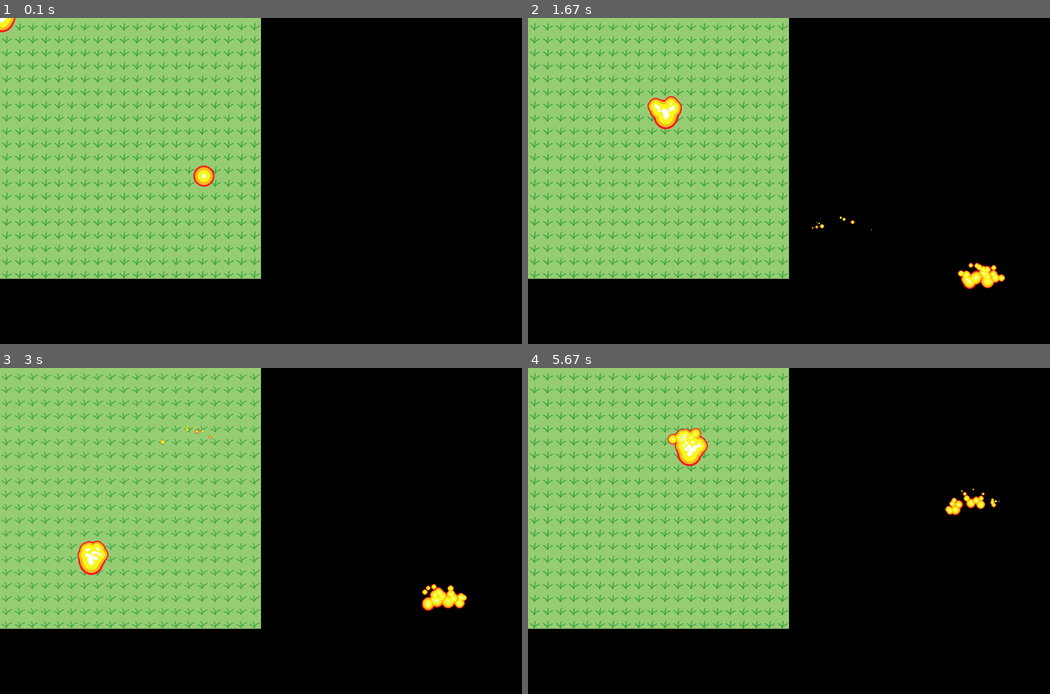
Above: before the commit, frames 1-4 (two rows, left to right).
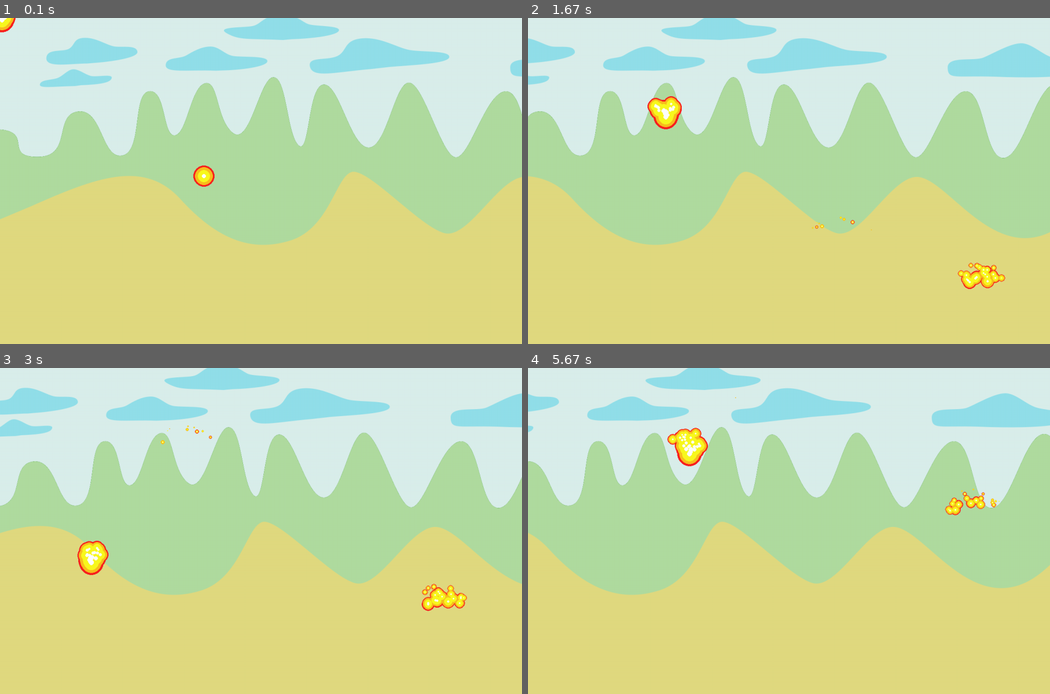
Above: after the commit, the same moments.

Repository: h4sski-programming/pygame_playground
Game: pygame game, started from main.py
The game is run twice, just before and just after one commit, with the same random seed, the same clock (stepped at 60 frames per second) and the same inputs.
Inputs (mouse positions are in pixels of both pictures, inside the frame that each line leads up to):
- Up to frame 1 (0.1 s): no input
- Up to frame 2 (1.67 s): click (789, 181) at 0.38 s; click (841, 252) at 0.72 s; click (982, 295) at 1.05 s; click (663, 115) at 1.38 s
- Up to frame 3 (3 s): click (261, 570) at 1.72 s; click (187, 462) at 2.05 s; click (443, 615) at 2.38 s; click (88, 563) at 2.72 s
- Up to frame 4 (5.67 s): click (637, 469) at 3.05 s; click (663, 586) at 3.38 s; click (976, 605) at 3.72 s; click (632, 651) at 4.05 s; click (705, 423) at 4.42 s; click (971, 527) at 4.92 s; click (689, 452) at 5.25 s

The runs differ from the first frame. In frame 1, 100% of the frame differs, in the area x 0-100%, y 0-100%; in frame 2, 99%; in frame 3, 99%; in frame 4, 99%.

Commit message:
add background which is moving on 3 different paces

Diff:
--- /dev/null
+++ b/background.py
@@ -0,0 +1,32 @@
+import pygame
+import os
+
+from settings import *
+
+
+class BackgroundLayer():
+    def __init__(self) -> None:
+        super().__init__()
+        self.layers = [
+            'backgroung_a_01_01.png',
+            'backgroung_a_01_02.png',
+            'backgroung_a_01_03.png',
+        ]
+
+        self.layers_img = []
+        self.masks = []
+        for layer in self.layers:
+            self.layers_img.append(pygame.image.load(os.path.join('img', layer)).convert_alpha())
+            self.masks = pygame.mask.from_surface(self.layers_img[-1])
+
+        self.layers_replacement = [0, 0, 0]
+
+
+    def update(self, x:float) -> None:
+        for i in range(len(self.layers_replacement)):
+            self.layers_replacement[i] = -((x/RESOLUTION[0]) * 2560) / (len(self.layers_img) - i+1)
+
+
+    def draw(self, surface:pygame.Surface) -> None:
+        for i, img in enumerate(self.layers_img):
+            surface.blit(img, dest=[self.layers_replacement[i], 0])
--- a/main.py
+++ b/main.py
@@ -4,6 +4,7 @@
 from settings import *
 from flame import Flame
 from tile import Tile, TileMap
+from background import BackgroundLayer
 
 
 class Game():
@@ -14,6 +15,7 @@
 
         self.main_surface = pygame.Surface(RESOLUTION)
 
+        self.background_layer = BackgroundLayer()
         self.tile_map = TileMap()
         self.flame = Flame()
 
@@ -28,6 +30,7 @@
 
     def update(self) -> None:
 
+        self.background_layer.update(pygame.mouse.get_pos()[0])
         self.tile_map.update()
 
         self.flame.update()
@@ -38,7 +41,7 @@
 
         ### draw tile_map
         self.tile_map.draw(self.window)
-
+        self.background_layer.draw(self.window)
         self.flame.draw(self.window)
 
         pygame.display.flip()
--- a/tile.py
+++ b/tile.py
@@ -6,10 +6,12 @@
 
 class TileMap(pygame.sprite.Sprite):
     def __init__(self) -> None:
+        super().__init__()
         self.tiles = []
         for row in range(20):
             for col in range(20):
                 self.tiles.append(Tile([row*TILE_SIZE[0], col*TILE_SIZE[1]]))
+                # self.tiles.append(Tile2([row*TILE_SIZE[0], col*TILE_SIZE[1]]))
 
     def update(self) -> None:
         for tile in self.tiles:
@@ -23,6 +25,7 @@
 
 class Tile(pygame.sprite.Sprite):
     def __init__(self, pos:list[int]) -> None:
+        super().__init__()
         self.pos = pos
         self.amination_counter = FPS/4
         self.amination_counter_tmp = 0
@@ -36,12 +39,34 @@
             if self.img_id >= len(self.imgs):
                 self.img_id = 0
 
-            self.img = pygame.image.load(os.path.join('img', self.imgs[self.img_id])).convert()
+            self.img = pygame.image.load(os.path.join('img', self.imgs[self.img_id])).convert_alpha()
             self.mask = pygame.mask.from_surface(self.img)
         self.amination_counter_tmp -= 1
 
 
     def draw(self, surface:pygame.Surface) -> None:
-        pygame.draw.rect(surface, 'blue', (self.pos, TILE_SIZE))
+        # pygame.draw.rect(surface, 'red', (self.pos, TILE_SIZE))
+        pygame.draw.rect(surface, '#98cf75', (self.pos, TILE_SIZE))
 
         surface.blit(self.img, dest=self.pos, area=((0, 0), TILE_SIZE))
+
+class Tile2(pygame.sprite.Sprite):
+    def __init__(self, pos:list[int]) -> None:
+        self.pos = pos
+        self.amination_speed = FPS/4
+        img_name = 'grass_b_01.png'
+        img_name = 'log_horiz_a_01.png'
+        self.img = pygame.image.load(os.path.join('img', img_name)).convert_alpha()
+        self.mask = pygame.mask.from_surface(self.img)
+
+
+    def update(self) -> None:
+        # pygame.image.load(os.path.join('img', img_name)).convert_alpha()
+        pass
+
+
+    def draw(self, surface:pygame.Surface) -> None:
+        # pygame.draw.rect(surface, 'red', (self.pos, TILE_SIZE))
+        pygame.draw.rect(surface, '#98cf75', (self.pos, TILE_SIZE))
+
+        surface.blit(self.img, dest=self.pos, area=((0, 0), TILE_SIZE))
Binary file added: img/backgroung_a_01_01.png
Binary file added: img/backgroung_a_01_02.png
Binary file added: img/backgroung_a_01_03.png
Binary file changed: img/grass_01.png
Binary file changed: img/grass_02.png
Binary file changed: img/grass_03.png
Binary file added: img/grass_b_01.png
Binary file added: img/log_horiz_a_01.png
Not shown, added: img/backgroung_a_01.xcf
Not shown, added: img/grass_b_01.xcf
Not shown, added: img/log_horiz_a_01.xcf
Not shown, added: pygame_playground.code-workspace
